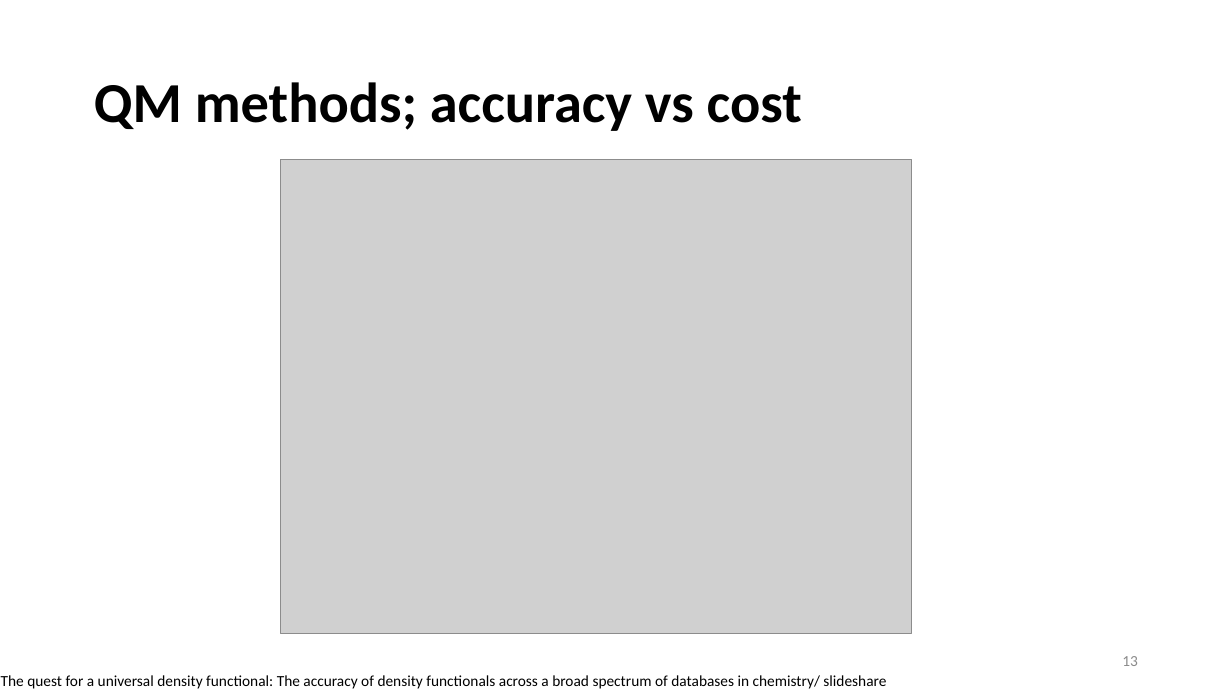
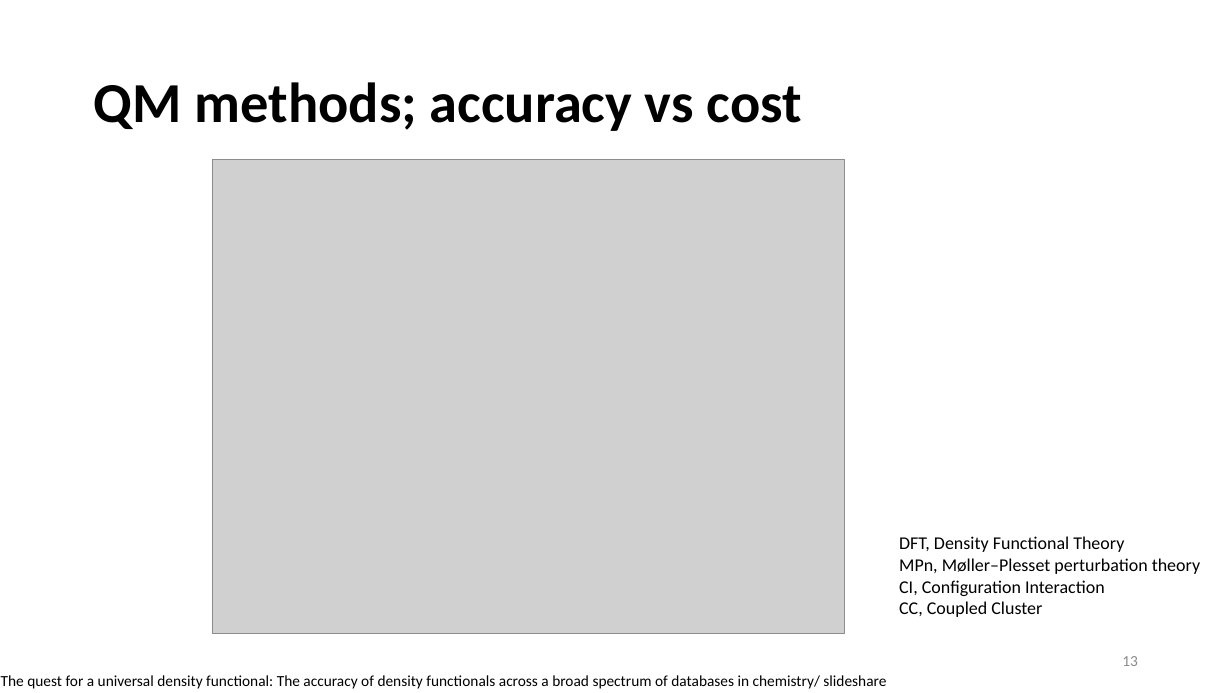
Before and after one commit to CCBatIIT/modelingworkshop, a slide deck: slide 13 of slides/3-2-qmmm.pptx. Drawn at 1232x693 pixels with LibreOffice and Linux fonts; fonts in the diff are those of the drawing; grey boxes stand for pictures. Boxes give left, top, right and bottom in pixels: in the first picture for what was removed or moved away, otherwise in the second. Text is boxed around its words. In the diff, an @@ line names an element or a change of style, - is before the commit and + after.

```diff
--- a/slides/3-2-qmmm.pptx
+++ b/slides/3-2-qmmm.pptx
@@ picture moved from (x1=280, y1=160, x2=912, y2=634) to (x1=213, y1=160, x2=845, y2=634) @@
@@ text added at (x1=899, y1=536, x2=1200, y2=617), 14 pt, text #000000 @@
+DFT, Density Functional Theory
+MPn, Møller–Plesset perturbation theory
+CI, Configuration Interaction
+CC, Coupled Cluster
```
Also in this commit, not shown: 1 other slide changed, 1 slide added, 4 other files.
